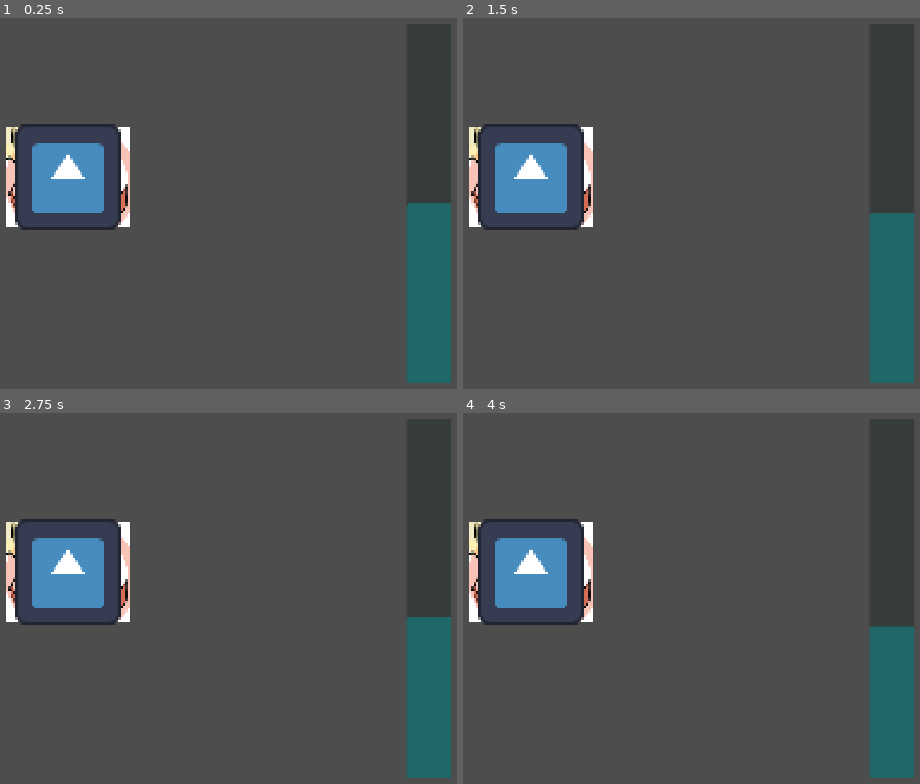
Above: before the commit, frames 1-4 (two rows, left to right).
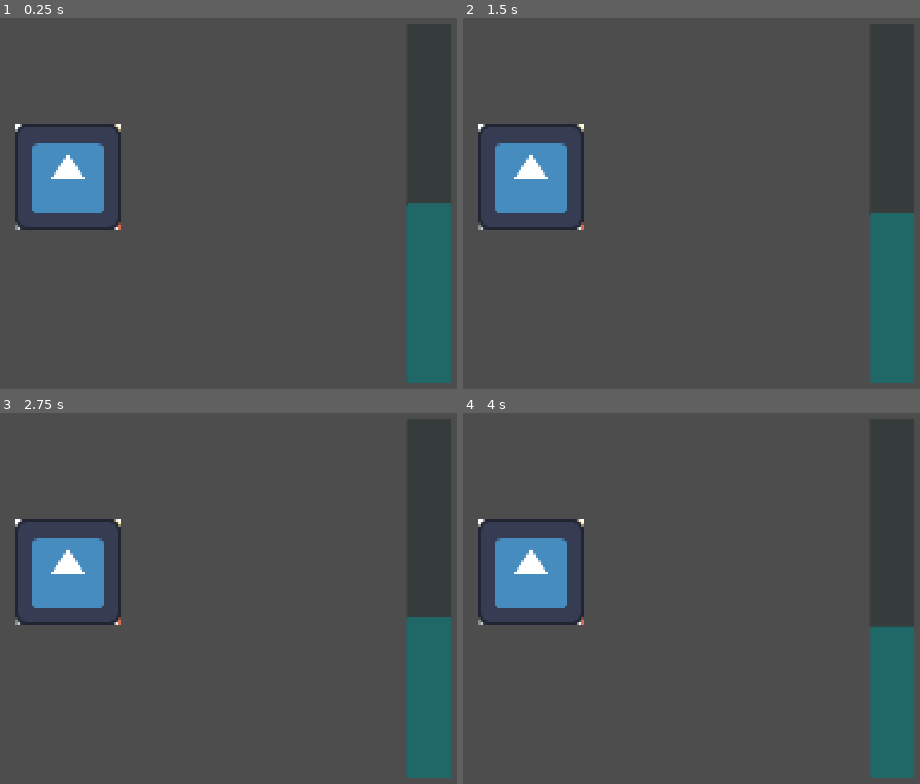
Above: after the commit, the same moments.

Repository: Kuulimagnaat/mangujamm2026
Game: Godot game, scene res://main.tscn
The game is run twice, just before and just after one commit, with the same random seed, the same clock (stepped at 60 frames per second) and the same inputs. The engine's default icon, where the game draws it, is replaced by a stand-in: a white triangle on a blue panel in a dark square.
Inputs (mouse positions are in pixels of both pictures, inside the frame that each line leads up to):
- Up to frame 1 (0.25 s): no input
- Up to frame 2 (1.5 s): tap Enter at 0.5 s; press the mouse at (531, 177) at 0.53 s; tap Space at 1.25 s; move the mouse to (outside the picture) at 1.27 s; release the mouse at (outside the picture) at 1.28 s; click (outside the picture) at 1.35 s
- Up to frame 3 (2.75 s): tap Enter at 2 s; move the mouse to (146, 472) at 2.02 s; press the mouse at (146, 472) at 2.03 s
- Up to frame 4 (4 s): tap Space at 2.75 s; move the mouse to (490, 661) at 2.77 s; release the mouse at (490, 661) at 2.78 s; click (490, 661) at 2.85 s; move the mouse to (769, 639) at 3.52 s; press the mouse at (769, 639) at 3.53 s

The runs differ from the first frame. In frame 1, 1.1% of the frame differs, in the area x 1-29%, y 28-58%; in frame 2, 1.1%; in frame 3, 1.1%; in frame 4, 1.1%.

Commit message:
Pesumasina texturei vahetus

Diff:
--- a/proj/pesumasin.gd
+++ b/proj/pesumasin.gd
@@ -1,17 +1,29 @@
 extends Sprite2D
 
-var väimus1 = load("res://Joonistused/Ajutine pesumasin.png")
-var väimus2 = load("res://Joonistused/Ajutine pesumasin.png")
-var väimus3 = load("res://Joonistused/Ajutine pesumasin.png")
-var väimus4 = load("res://Joonistused/Ajutine pesumasin.png")
-var väimus5 = load("res://Joonistused/Ajutine pesumasin.png")
+var välimus1
+var välimus2
+var välimus3
+var välimus4
+var välimus5
 
 # Called when the node enters the scene tree for the first time.
 func _ready() -> void:
-	pass # Replace with function body.
+	välimus1 = load("res://Joonistused/Ajutine pesumasin.png")
+	välimus2 = load("res://Joonistused/AP2.png")
+	välimus3 = load("res://Joonistused/AP3.png")
+	välimus4 = load("res://Joonistused/AP4.png")
+	välimus5 = load("res://Joonistused/AP5.png")
 
 
 # Called every frame. 'delta' is the elapsed time since the previous frame.
 func _process(delta: float) -> void:
 	if Global.rahulolu < 20:
-		texture = väimus1
+		texture = välimus1
+	elif Global.rahulolu >=20 and Global.rahulolu<40:
+		texture = välimus2
+	elif Global.rahulolu >=40 and Global.rahulolu<60:
+		texture = välimus3
+	elif Global.rahulolu >=60 and Global.rahulolu<80:
+		texture = välimus4
+	elif Global.rahulolu >=80 and Global.rahulolu<=100:
+		texture = välimus5
Binary file added: proj/Joonistused/AP2.png
Not shown, added: proj/Joonistused/AP2.png.import
Binary file added: proj/Joonistused/AP3.png
Not shown, added: proj/Joonistused/AP3.png.import
Binary file added: proj/Joonistused/AP4.png
Not shown, added: proj/Joonistused/AP4.png.import
Binary file added: proj/Joonistused/AP5.png
Not shown, added: proj/Joonistused/AP5.png.import
